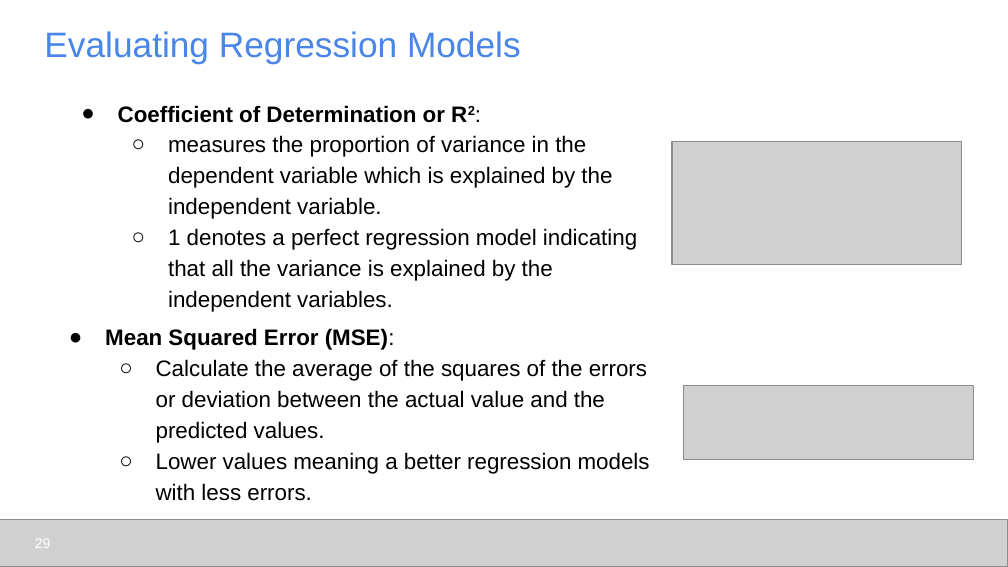
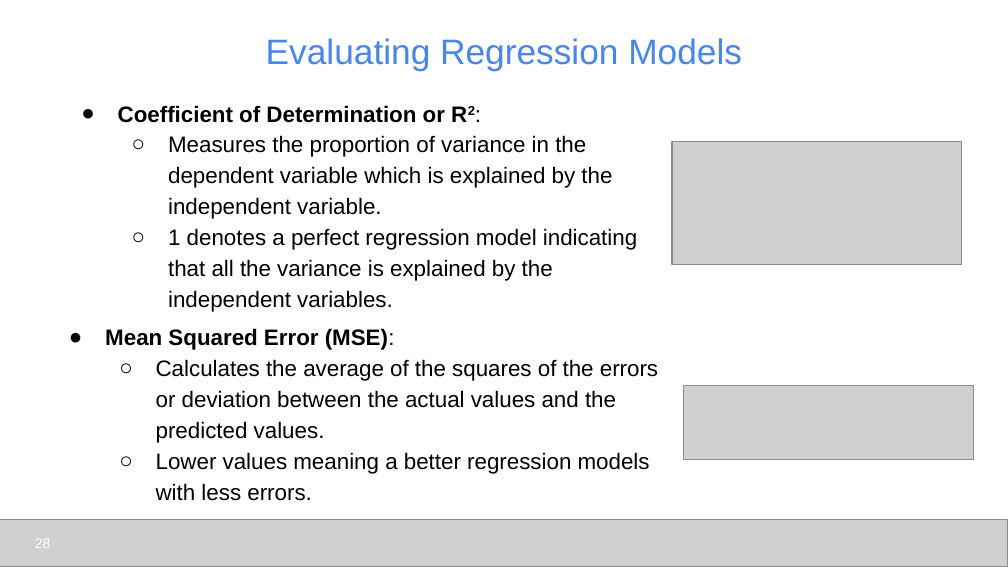
Before and after one commit to udel-cbcb/al_ml_workshop, a slide deck: slide 28 of Day_4/Lectures/Day_4_Lecture_1_ML_Models_and_Model_Evaluation.pptx (slide 29 before the commit). Drawn at 1008x567 pixels with LibreOffice and Linux fonts; fonts in the diff are those of the drawing; grey boxes stand for pictures. Boxes give left, top, right and bottom in pixels: in the first picture for what was removed or moved away, otherwise in the second. Text is boxed around its words. In the diff, an @@ line names an element or a change of style, - is before the commit and + after.

```diff
--- a/Day_4/Lectures/Day_4_Lecture_1_ML_Models_and_Model_Evaluation.pptx
+++ b/Day_4/Lectures/Day_4_Lecture_1_ML_Models_and_Model_Evaluation.pptx
@@ title "Evaluating Regression Models": place and size @@
-title "Evaluating Regression Models" at (44, 31, 521, 64)
+title "Evaluating Regression Models" at (266, 38, 742, 70)
@@ title "Evaluating Regression Models" at (266, 38, 742, 70): alignment left to centre @@
@@ text at (168, 135, 612, 219): text changed @@
-  ○ measures the proportion of variance in the dependent variable which is explained by the independent variable.
+  ○ Measures the proportion of variance in the dependent variable which is explained by the independent variable.
@@ text at (156, 359, 658, 443): text changed @@
-  ○ Calculate the average of the squares of the errors or deviation between the actual value and the predicted values.
+  ○ Calculates the average of the squares of the errors or deviation between the actual values and the predicted values.
```
Also in this commit, not shown: 24 other slides changed, 1 slide added, 8 other files.
